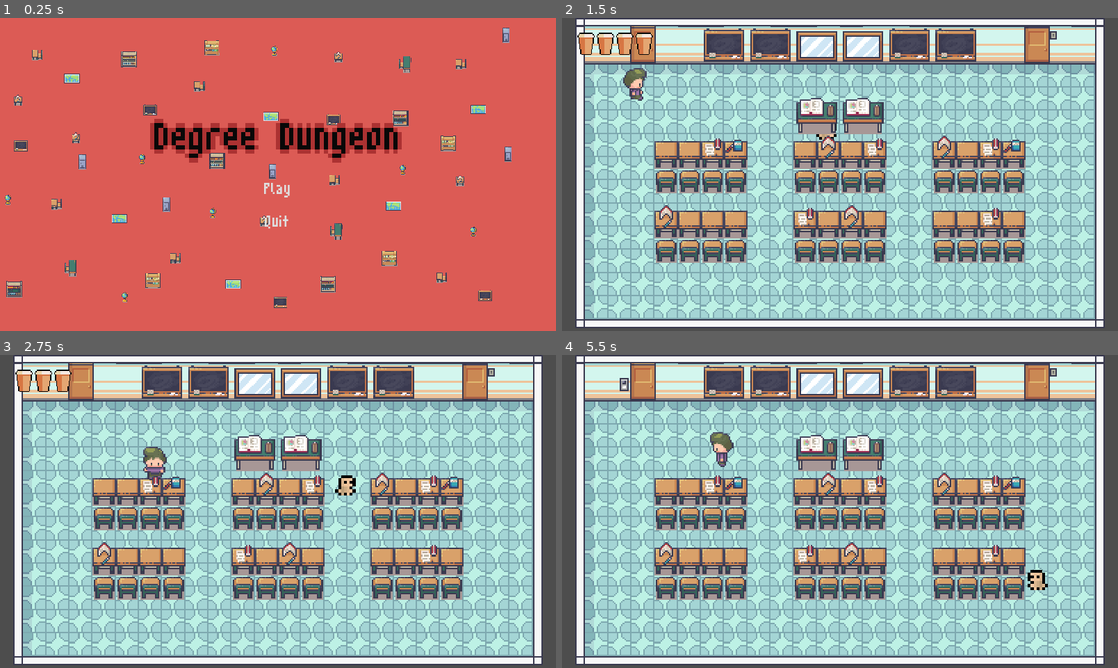
Above: before the commit, frames 1-4 (two rows, left to right).
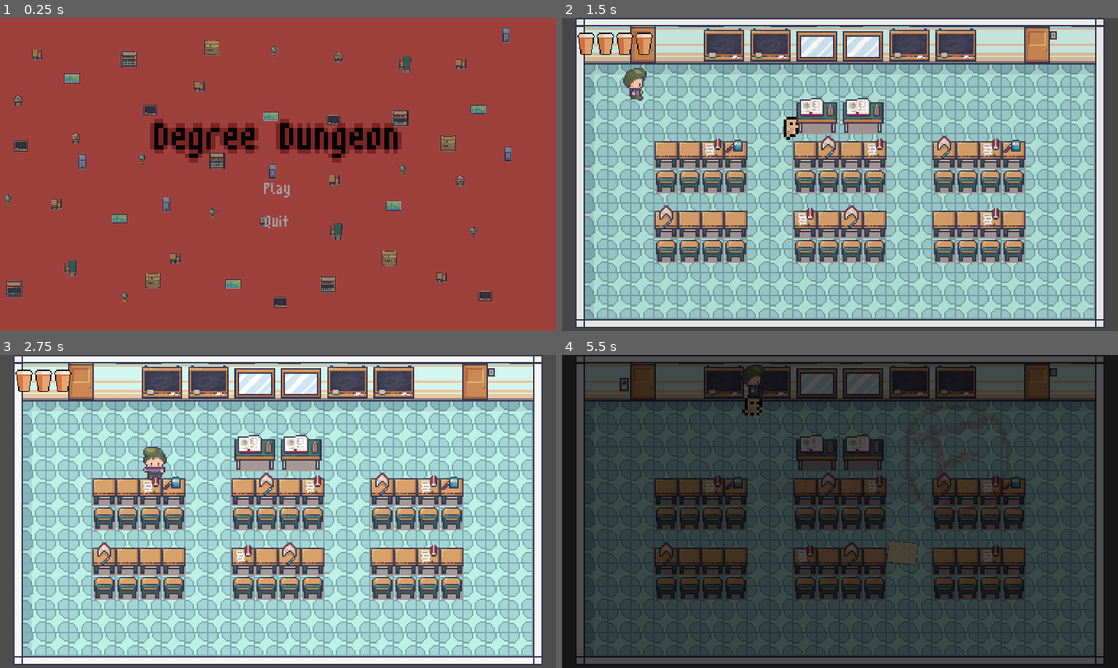
Above: after the commit, the same moments.

Repository: rgreenan55/DegreeDungeon
Game: Godot game, scene res://menus/title/title_menu.tscn
Same seed, same stepped clock (60 frames per second), same inputs: the game is played once before the commit and once after it.
Inputs (mouse positions are in pixels of both pictures, inside the frame that each line leads up to):
- Up to frame 1 (0.25 s): no input
- Up to frame 2 (1.5 s): click "Play" at 0.5 s; hold Right (move_right) from 1.28 s (still down); tap P (dev_dmg) at 1.35 s
- Up to frame 3 (2.75 s): release Right (move_right) at 2.03 s; hold Down (move_down) from 2.03 s (still down); tap P (dev_dmg) at 2.1 s
- Up to frame 4 (5.5 s): release Down (move_down) at 2.78 s; hold Right (move_right) 2.78-3.53 s; tap P (dev_dmg) at 2.85, 3.6, 4.35 s; hold Up (move_up) 3.53-4.28 s; hold Left (move_left) 4.28-5 s; click (840, 527) at 5 s, where only the run after the commit has a clickable "Restart"

The runs differ from the first frame. In frame 1, 98% of the frame differs, in the area x 0-100%, y 0-100%; in frame 2, 0.2%; in frame 3, 0.2%; in frame 4, 100%.

Commit message:
Created game over state (#22)
* Created the scene_transition node that allows for scenes to have a fade in and fade out transition between them

* Connected the player running out of health to the UI. Added a you failed screen that allows players to either restart the year at the first scene or quit the game.

* Removed focus border from buttons

* Some weird params in test scene have changed?

Diff:
--- a/entities/player/Player.gd
+++ b/entities/player/Player.gd
@@ -11,23 +11,30 @@
 # Variables
 var move_speed : float
 var current_health: int
+var is_dead: bool
 
 # Signals
 signal s_health_changed
+signal s_died
 
 # On Player Load
 func _ready():
 	current_health = max_health
 	move_speed = 100
 	velocity = Vector2.ZERO
+	is_dead = false
 
 # Processes
 func _process(_delta):
+	if is_dead:
+		return
 	get_movement_input()
 	determine_animation()
 
 # Physics Processes
 func _physics_process(_delta):
+	if is_dead:
+		return
 	_process_collisions()
 	move_and_slide()
 
@@ -35,8 +42,12 @@
 func _process_collisions():
 	if Input.is_action_just_pressed("dev_dmg"):
 		current_health -= 1
-		if current_health < 0:
-			pass # rip
+		if current_health <= 0:
+			is_dead = true
+			animation.play("dead_left_right");
+			if (velocity.x > 0): animation.flip_h = true
+			s_died.emit()
+
 		s_health_changed.emit(current_health)
 
 # Determines velocity based on user input
--- a/entities/player/Player.tscn
+++ b/entities/player/Player.tscn
@@ -1,8 +1,32 @@
-[gd_scene load_steps=50 format=3 uid="uid://bu0mw60kso2sl"]
+[gd_scene load_steps=56 format=3 uid="uid://bu0mw60kso2sl"]
 
 [ext_resource type="Script" path="res://entities/player/Player.gd" id="1_f30xf"]
 [ext_resource type="Texture2D" uid="uid://ccavkdfy5cvul" path="res://entities/player/Adam_16x16.png" id="2_13qk2"]
 
+[sub_resource type="AtlasTexture" id="AtlasTexture_tdh4c"]
+atlas = ExtResource("2_13qk2")
+region = Rect2(96, 168, 16, 23)
+
+[sub_resource type="AtlasTexture" id="AtlasTexture_crnfs"]
+atlas = ExtResource("2_13qk2")
+region = Rect2(112, 168, 16, 23)
+
+[sub_resource type="AtlasTexture" id="AtlasTexture_oxuu1"]
+atlas = ExtResource("2_13qk2")
+region = Rect2(128, 168, 16, 23)
+
+[sub_resource type="AtlasTexture" id="AtlasTexture_2jk6n"]
+atlas = ExtResource("2_13qk2")
+region = Rect2(144, 168, 16, 23)
+
+[sub_resource type="AtlasTexture" id="AtlasTexture_hrko2"]
+atlas = ExtResource("2_13qk2")
+region = Rect2(160, 168, 16, 23)
+
+[sub_resource type="AtlasTexture" id="AtlasTexture_51y1q"]
+atlas = ExtResource("2_13qk2")
+region = Rect2(176, 168, 16, 23)
+
 [sub_resource type="AtlasTexture" id="AtlasTexture_4b3mc"]
 atlas = ExtResource("2_13qk2")
 region = Rect2(288, 40, 16, 24)
@@ -185,6 +209,29 @@
 
 [sub_resource type="SpriteFrames" id="SpriteFrames_0nkkh"]
 animations = [{
+"frames": [{
+"duration": 1.0,
+"texture": SubResource("AtlasTexture_tdh4c")
+}, {
+"duration": 1.0,
+"texture": SubResource("AtlasTexture_crnfs")
+}, {
+"duration": 1.0,
+"texture": SubResource("AtlasTexture_oxuu1")
+}, {
+"duration": 1.0,
+"texture": SubResource("AtlasTexture_2jk6n")
+}, {
+"duration": 1.0,
+"texture": SubResource("AtlasTexture_hrko2")
+}, {
+"duration": 1.0,
+"texture": SubResource("AtlasTexture_51y1q")
+}],
+"loop": true,
+"name": &"dead_left_right",
+"speed": 5.0
+}, {
 "frames": [{
 "duration": 1.0,
 "texture": SubResource("AtlasTexture_4b3mc")
@@ -380,8 +427,7 @@
 position = Vector2(0, -1)
 scale = Vector2(1.5, 1.5)
 sprite_frames = SubResource("SpriteFrames_0nkkh")
-animation = &"idle_down"
-frame_progress = 0.00270182
+animation = &"dead_left_right"
 
 [node name="PlayerCollider" type="CollisionShape2D" parent="."]
 position = Vector2(0, 5.25)
--- a/globals/game_state.gd
+++ b/globals/game_state.gd
@@ -1,19 +1,78 @@
 extends Node
 
+var current_year: int : set = _set_current_year, get = _get_current_year
 var current_scene: String : set = _set_current_scene, get = _get_current_scene
 
-# TODO:
-# We don't need to keep track of all scenes, but what we can do is
-# keep track of all scenes for a particular level/year. So when we,
-# for example, have to restart, we can simply look at the first
-# scene in the array of scenes for our given year (which can also be stored here).
-var _game_scenes = [
-	"res://scenes/main/Test.tscn"
+# The years array represents the macro-scopic breakdown
+# of the levels within the game. Each year has a subset of
+# scenes which represent the levels required to beat that year
+var years = [0, 1, 2, 3, 4]
+
+# The year_scenes 2D array represent all of the
+# scenes that form a particular year based on index.
+# For example: the array of scenes at index 1 represent
+# all scenes that make up year 1!
+var year_scenes = [
+	[	# Year 0
+		"res://menus/title/title_menu.tscn",
+
+	],
+	[	# Year 1
+		"res://scenes/main/Test.tscn",
+	],
+	[	# Year 2
+		"",
+	],
+	[	# Year 3
+		"",
+	],
+	[	# Year 4
+		"",
+	],
 ]
+
+func reset() -> void:
+	# Reset all variables to their defaults
+	current_year = 0
+	current_scene = year_scenes[current_year][0]
+
+# Return the path of the next scene for the current year if
+# there is one, otherwise switch to the next year and the first
+# scene in that year.
+#
+# State variables are set through execution.
+func next_scene_path() -> String:
+	var current_scene_idx = year_scenes[current_year].find(current_scene, 0)
+	if current_scene_idx != -1 and current_scene_idx < year_scenes[current_year].size() - 1:
+		_set_current_scene(year_scenes[current_year][(current_scene_idx + 1)])
+		return current_scene
+
+	# If the above fails, then we must move onto the next year.
+	_set_current_year(current_year + 1)
+	_set_current_scene(year_scenes[current_year][0])
+	return current_scene
+
+# Returns the first scene for the current year
+# and sets that as the current scene.
+#
+# State variables are set through execution.
+func start_of_year() -> String:
+	_set_current_scene(year_scenes[current_year][0])
+	return current_scene
+
+func _get_current_year() -> int:
+	return current_year
+
+func _set_current_year(year: int) -> void:
+	# Check to make sure we are trying to switch to a valid year
+	assert(year in years)
+	current_year = year
 
 func _get_current_scene() -> String:
 	return current_scene
 
 func _set_current_scene(scene: String) -> void:
-	assert(scene in _game_scenes)
+	# Check to make sure the scene we are trying to switch
+	# to is part of the current year
+	assert(scene in year_scenes[current_year])
 	current_scene = scene
--- a/menus/title/title_menu.gd
+++ b/menus/title/title_menu.gd
@@ -1,12 +1,15 @@
 extends Control
 class_name TITLE_MENU
 
-@export var starting_scene : PackedScene
+@onready var scene_transition = $SceneTransition
 
-# Start the game at the scene specified in starting_scene
+func _ready():
+	# Reset the game state variables
+	GameState.reset()
+
+# Start the game at the next scene specified in Year 0
 func _on_play_pressed():
-	GameState.current_scene = starting_scene.resource_path
-	get_tree().change_scene_to_file(GameState.current_scene)
+	scene_transition.transition_to(GameState.next_scene_path())
 
 # Quit out of the game
 func _on_quit_pressed():
--- a/menus/title/title_menu.tres
+++ b/menus/title/title_menu.tres
@@ -1,6 +1,10 @@
-[gd_resource type="Theme" load_steps=5 format=3 uid="uid://bv1ia5qyer18k"]
+[gd_resource type="Theme" load_steps=6 format=3 uid="uid://bv1ia5qyer18k"]
 
 [ext_resource type="FontFile" uid="uid://dr1xvankr2vyc" path="res://fonts/m3x6.ttf" id="1_taway"]
+
+[sub_resource type="StyleBoxFlat" id="StyleBoxFlat_th34v"]
+bg_color = Color(0.6, 0.6, 0.6, 0)
+border_color = Color(0.8, 0.8, 0.8, 0)
 
 [sub_resource type="StyleBoxFlat" id="StyleBoxFlat_2c78e"]
 bg_color = Color(0.6, 0.6, 0.6, 0)
@@ -14,6 +18,7 @@
 [resource]
 default_font = ExtResource("1_taway")
 default_font_size = 60
+Button/styles/focus = SubResource("StyleBoxFlat_th34v")
 Button/styles/hover = SubResource("StyleBoxFlat_2c78e")
 Button/styles/normal = SubResource("StyleBoxFlat_t0kyw")
 Button/styles/pressed = SubResource("StyleBoxFlat_lf7yj")
--- a/menus/title/title_menu.tscn
+++ b/menus/title/title_menu.tscn
@@ -2,10 +2,10 @@
 
 [ext_resource type="Script" path="res://menus/title/title_menu.gd" id="1_6phue"]
 [ext_resource type="Theme" uid="uid://bv1ia5qyer18k" path="res://menus/title/title_menu.tres" id="1_csnxv"]
-[ext_resource type="PackedScene" uid="uid://gyo7c48qalkt" path="res://scenes/main/Test.tscn" id="2_xrkqe"]
 [ext_resource type="Texture2D" uid="uid://c5dcihw1vclu3" path="res://menus/title/assets/DegreeDungeonTitle.png" id="4_2c2i6"]
 [ext_resource type="Shader" path="res://menus/title/title_menu.gdshader" id="4_nrtk4"]
 [ext_resource type="Texture2D" uid="uid://bc7t7hfoumnot" path="res://menus/title/assets/DegreeDungeonTitleBackground.png" id="5_vvnl2"]
+[ext_resource type="PackedScene" uid="uid://dlkxnlrqqt2mj" path="res://ui/scene_transition.tscn" id="7_tuyc0"]
 
 [sub_resource type="ShaderMaterial" id="ShaderMaterial_v88ga"]
 shader = ExtResource("4_nrtk4")
@@ -20,7 +20,6 @@
 grow_vertical = 2
 theme = ExtResource("1_csnxv")
 script = ExtResource("1_6phue")
-starting_scene = ExtResource("2_xrkqe")
 
 [node name="BackgroundColor" type="ColorRect" parent="."]
 layout_mode = 1
@@ -71,12 +70,23 @@
 [node name="Play" type="Button" parent="MarginContainer/VBoxContainer/VBoxContainer"]
 custom_minimum_size = Vector2(128, 64)
 layout_mode = 2
+focus_neighbor_top = NodePath("../Quit")
+focus_neighbor_bottom = NodePath("../Quit")
+focus_next = NodePath("../Quit")
+focus_previous = NodePath("../Quit")
 text = "Play"
 
 [node name="Quit" type="Button" parent="MarginContainer/VBoxContainer/VBoxContainer"]
 custom_minimum_size = Vector2(128, 64)
 layout_mode = 2
+focus_neighbor_top = NodePath("../Play")
+focus_neighbor_bottom = NodePath("../Play")
+focus_next = NodePath("../Play")
+focus_previous = NodePath("../Play")
 text = "Quit"
+
+[node name="SceneTransition" parent="." instance=ExtResource("7_tuyc0")]
+layout_mode = 1
 
 [connection signal="pressed" from="MarginContainer/VBoxContainer/VBoxContainer/Play" to="." method="_on_play_pressed"]
 [connection signal="pressed" from="MarginContainer/VBoxContainer/VBoxContainer/Quit" to="." method="_on_quit_pressed"]
--- a/scenes/main/Test.gd
+++ b/scenes/main/Test.gd
@@ -10,6 +10,7 @@
 	UIContainer.update_health(Player.current_health)
 	# Connect the health changed signal of the player to the UI
 	Player.s_health_changed.connect(UIContainer.update_health)
+	Player.s_died.connect(UIContainer.player_died)
 
 # Called every frame. 'delta' is the elapsed time since the previous frame.
 func _process(_delta):
--- a/scenes/main/Test.tscn
+++ b/scenes/main/Test.tscn
@@ -1,10 +1,11 @@
-[gd_scene load_steps=6 format=3 uid="uid://gyo7c48qalkt"]
+[gd_scene load_steps=7 format=3 uid="uid://gyo7c48qalkt"]
 
-[ext_resource type="PackedScene" uid="uid://dp065tuqfglwl" path="res://scenes/common/map_template_GWC124.tscn" id="1_0us5t"]
+[ext_resource type="PackedScene" uid="uid://urlec0li4vsi" path="res://scenes/common/map_template_GWC124.tscn" id="1_0us5t"]
 [ext_resource type="Script" path="res://scenes/main/Test.gd" id="1_m3ssa"]
 [ext_resource type="PackedScene" uid="uid://bu0mw60kso2sl" path="res://entities/player/Player.tscn" id="2_hbgph"]
-[ext_resource type="PackedScene" path="res://ui/ui.tscn" id="3_nvljr"]
+[ext_resource type="PackedScene" uid="uid://dk2p23b6cvj8e" path="res://ui/ui.tscn" id="3_nvljr"]
 [ext_resource type="PackedScene" uid="uid://bghlk20cvt4ed" path="res://entities/enemies/Enemy.tscn" id="5_hhc6x"]
+[ext_resource type="PackedScene" uid="uid://dlkxnlrqqt2mj" path="res://ui/scene_transition.tscn" id="5_x2l04"]
 
 [node name="Test" type="Node2D"]
 script = ExtResource("1_m3ssa")
@@ -18,5 +19,7 @@
 
 [node name="UI" parent="." instance=ExtResource("3_nvljr")]
 
+[node name="SceneTransition" parent="." instance=ExtResource("5_x2l04")]
+
 [node name="Enemy" parent="." instance=ExtResource("5_hhc6x")]
 position = Vector2(144, 67)
--- /dev/null
+++ b/ui/scene_transition.gd
@@ -0,0 +1,11 @@
+extends Control
+
+@onready var animation_player = $AnimationPlayer
+
+func _ready():
+	animation_player.play_backwards("Fade")
+
+func transition_to(scene: String) -> void:
+	animation_player.play("Fade")
+	await animation_player.animation_finished
+	get_tree().change_scene_to_file(scene)
--- /dev/null
+++ b/ui/scene_transition.tscn
@@ -0,0 +1,65 @@
+[gd_scene load_steps=5 format=3 uid="uid://dlkxnlrqqt2mj"]
+
+[ext_resource type="Script" path="res://ui/scene_transition.gd" id="1_u4q8k"]
+
+[sub_resource type="Animation" id="Animation_tspl4"]
+resource_name = "Fade"
+length = 0.5
+tracks/0/type = "value"
+tracks/0/imported = false
+tracks/0/enabled = true
+tracks/0/path = NodePath("AnimationPlayer/ColorRect:modulate")
+tracks/0/interp = 1
+tracks/0/loop_wrap = true
+tracks/0/keys = {
+"times": PackedFloat32Array(0, 0.5),
+"transitions": PackedFloat32Array(2, 1),
+"update": 0,
+"values": [Color(1, 1, 1, 0), Color(1, 1, 1, 1)]
+}
+
+[sub_resource type="Animation" id="Animation_0ieyi"]
+length = 0.001
+tracks/0/type = "value"
+tracks/0/imported = false
+tracks/0/enabled = true
+tracks/0/path = NodePath("AnimationPlayer/ColorRect:modulate")
+tracks/0/interp = 1
+tracks/0/loop_wrap = true
+tracks/0/keys = {
+"times": PackedFloat32Array(0),
+"transitions": PackedFloat32Array(1),
+"update": 0,
+"values": [Color(1, 1, 1, 0)]
+}
+
+[sub_resource type="AnimationLibrary" id="AnimationLibrary_hs4wn"]
+_data = {
+"Fade": SubResource("Animation_tspl4"),
+"RESET": SubResource("Animation_0ieyi")
+}
+
+[node name="SceneTransition" type="Control"]
+layout_mode = 3
+anchors_preset = 15
+anchor_right = 1.0
+anchor_bottom = 1.0
+grow_horizontal = 2
+grow_vertical = 2
+mouse_filter = 2
+script = ExtResource("1_u4q8k")
+
+[node name="AnimationPlayer" type="AnimationPlayer" parent="."]
+libraries = {
+"": SubResource("AnimationLibrary_hs4wn")
+}
+
+[node name="ColorRect" type="ColorRect" parent="AnimationPlayer"]
+modulate = Color(1, 1, 1, 0)
+anchors_preset = 15
+anchor_right = 1.0
+anchor_bottom = 1.0
+grow_horizontal = 2
+grow_vertical = 2
+mouse_filter = 2
+color = Color(0, 0, 0, 1)
--- /dev/null
+++ b/ui/scenes/fail_gui.tscn
@@ -0,0 +1,14 @@
+[gd_scene load_steps=2 format=3 uid="uid://ceby5p67mj3tn"]
+
+[ext_resource type="Texture2D" uid="uid://cgxhlutv6ie1w" path="res://ui/assets/sprites/FailSymbol.png" id="1_ah6oi"]
+
+[node name="fail_gui" type="Control"]
+layout_mode = 3
+anchors_preset = 15
+anchor_right = 1.0
+anchor_bottom = 1.0
+grow_horizontal = 2
+grow_vertical = 2
+
+[node name="Sprite2D" type="Sprite2D" parent="."]
+texture = ExtResource("1_ah6oi")
--- /dev/null
+++ b/ui/scenes/paper_gui.tscn
@@ -0,0 +1,29 @@
+[gd_scene load_steps=4 format=3 uid="uid://dqx6lc7y0ni7"]
+
+[ext_resource type="Texture2D" uid="uid://cx42xxhy4wp5" path="res://ui/assets/sprites/UI books & more.png" id="1_pn0a2"]
+
+[sub_resource type="AtlasTexture" id="AtlasTexture_mxvw5"]
+atlas = ExtResource("1_pn0a2")
+region = Rect2(512, 16, 48, 64)
+
+[sub_resource type="SpriteFrames" id="SpriteFrames_hgwmj"]
+animations = [{
+"frames": [{
+"duration": 1.0,
+"texture": SubResource("AtlasTexture_mxvw5")
+}],
+"loop": true,
+"name": &"Default_Paper",
+"speed": 5.0
+}]
+
+[node name="paper_gui" type="Control"]
+layout_mode = 3
+anchors_preset = 0
+offset_right = 40.0
+offset_bottom = 40.0
+
+[node name="AnimatedSprite2D" type="AnimatedSprite2D" parent="."]
+scale = Vector2(3, 3)
+sprite_frames = SubResource("SpriteFrames_hgwmj")
+animation = &"Default_Paper"
--- a/ui/theme_default/theme_default.tres
+++ b/ui/theme_default/theme_default.tres
@@ -1,3 +1,24 @@
-[gd_resource type="Theme" format=3 uid="uid://coqvjnmppcj70"]
+[gd_resource type="Theme" load_steps=6 format=3 uid="uid://coqvjnmppcj70"]
+
+[ext_resource type="FontFile" uid="uid://dr1xvankr2vyc" path="res://fonts/m3x6.ttf" id="1_rxvck"]
+
+[sub_resource type="StyleBoxFlat" id="StyleBoxFlat_6qy4d"]
+bg_color = Color(0.6, 0.6, 0.6, 0)
+border_color = Color(0.8, 0.8, 0.8, 0)
+
+[sub_resource type="StyleBoxFlat" id="StyleBoxFlat_32qeb"]
+bg_color = Color(0.6, 0.6, 0.6, 0)
+
+[sub_resource type="StyleBoxFlat" id="StyleBoxFlat_hikqc"]
+bg_color = Color(0.6, 0.6, 0.6, 0)
+
+[sub_resource type="StyleBoxFlat" id="StyleBoxFlat_laj7i"]
+bg_color = Color(0.6, 0.6, 0.6, 0)
 
 [resource]
+default_font = ExtResource("1_rxvck")
+default_font_size = 60
+Button/styles/focus = SubResource("StyleBoxFlat_6qy4d")
+Button/styles/hover = SubResource("StyleBoxFlat_32qeb")
+Button/styles/normal = SubResource("StyleBoxFlat_hikqc")
+Button/styles/pressed = SubResource("StyleBoxFlat_laj7i")
--- a/ui/ui.gd
+++ b/ui/ui.gd
@@ -2,9 +2,9 @@
 class_name UI
 
 @onready var CoffeeGui = preload("res://ui/scenes/coffee_gui.tscn")
-
-
 @onready var health_container = %HealthContainer
+@onready var animation_player = %AnimationPlayer
+@onready var scene_transition = %SceneTransition
 
 var health = 5:
 	set(new_health):
@@ -29,3 +29,13 @@
 
 	for i in range(current_health, coffee_cups.size()):
 		coffee_cups[i].update(false)
+
+func player_died():
+	animation_player.play("Fail_Paper_Spin_In")
+
+func _on_restart_pressed():
+		animation_player.play_backwards("Fail_Paper_Spin_In")
+		scene_transition.transition_to(GameState.start_of_year())
+
+func _on_quit_pressed():
+	get_tree().quit()
--- a/ui/ui.tscn
+++ b/ui/ui.tscn
@@ -1,9 +1,130 @@
-[gd_scene load_steps=2 format=3 uid="uid://dk2p23b6cvj8e"]
+[gd_scene load_steps=9 format=3 uid="uid://dk2p23b6cvj8e"]
 
 [ext_resource type="Script" path="res://ui/ui.gd" id="1_kkkl3"]
+[ext_resource type="PackedScene" uid="uid://dqx6lc7y0ni7" path="res://ui/scenes/paper_gui.tscn" id="2_7qcy8"]
+[ext_resource type="Texture2D" uid="uid://dcjrt3374nkf" path="res://ui/assets/sprites/YouFailedTitle.png" id="2_gkmy2"]
+[ext_resource type="Theme" uid="uid://coqvjnmppcj70" path="res://ui/theme_default/theme_default.tres" id="2_rijdg"]
+[ext_resource type="PackedScene" uid="uid://ceby5p67mj3tn" path="res://ui/scenes/fail_gui.tscn" id="3_qyiqj"]
+[ext_resource type="PackedScene" uid="uid://dlkxnlrqqt2mj" path="res://ui/scene_transition.tscn" id="6_k581a"]
+
+[sub_resource type="Animation" id="Animation_tsdnh"]
+resource_name = "Fail_Paper_Spin_In"
+tracks/0/type = "value"
+tracks/0/imported = false
+tracks/0/enabled = true
+tracks/0/path = NodePath("../PlayerFail/FailPaper:scale")
+tracks/0/interp = 1
+tracks/0/loop_wrap = true
+tracks/0/keys = {
+"times": PackedFloat32Array(0, 1),
+"transitions": PackedFloat32Array(1, 1),
+"update": 0,
+"values": [Vector2(0.1, 0.1), Vector2(1, 1)]
+}
+tracks/1/type = "value"
+tracks/1/imported = false
+tracks/1/enabled = true
+tracks/1/path = NodePath("../PlayerFail/FailPaper:position")
+tracks/1/interp = 1
+tracks/1/loop_wrap = true
+tracks/1/keys = {
+"times": PackedFloat32Array(0, 1),
+"transitions": PackedFloat32Array(1, 1),
+"update": 0,
+"values": [Vector2(678, 462), Vector2(786, 256)]
+}
+tracks/2/type = "value"
+tracks/2/imported = false
+tracks/2/enabled = true
+tracks/2/path = NodePath("../PlayerFail/FailPaper:rotation")
+tracks/2/interp = 1
+tracks/2/loop_wrap = true
+tracks/2/keys = {
+"times": PackedFloat32Array(0, 1),
+"transitions": PackedFloat32Array(1, 1),
+"update": 0,
+"values": [0.0, -5.96554]
+}
+tracks/3/type = "value"
+tracks/3/imported = false
+tracks/3/enabled = true
+tracks/3/path = NodePath("../PlayerFail/FailPaper:modulate")
+tracks/3/interp = 1
+tracks/3/loop_wrap = true
+tracks/3/keys = {
+"times": PackedFloat32Array(0, 0.3),
+"transitions": PackedFloat32Array(1, 1),
+"update": 0,
+"values": [Color(1, 1, 1, 0), Color(1, 1, 1, 1)]
+}
+tracks/4/type = "value"
+tracks/4/imported = false
+tracks/4/enabled = true
+tracks/4/path = NodePath("../PlayerFail/FailSymbol:scale")
+tracks/4/interp = 1
+tracks/4/loop_wrap = true
+tracks/4/keys = {
+"times": PackedFloat32Array(0, 1),
+"transitions": PackedFloat32Array(1, 1),
+"update": 0,
+"values": [Vector2(10, 10), Vector2(2, 2)]
+}
+tracks/5/type = "value"
+tracks/5/imported = false
+tracks/5/enabled = true
+tracks/5/path = NodePath("../PlayerFail/FailSymbol:modulate")
+tracks/5/interp = 1
+tracks/5/loop_wrap = true
+tracks/5/keys = {
+"times": PackedFloat32Array(0, 1),
+"transitions": PackedFloat32Array(1, 1),
+"update": 0,
+"values": [Color(1, 1, 1, 0), Color(1, 1, 1, 1)]
+}
+tracks/6/type = "value"
+tracks/6/imported = false
+tracks/6/enabled = true
+tracks/6/path = NodePath("MarginContainer/FailVBoxContainer:modulate")
+tracks/6/interp = 1
+tracks/6/loop_wrap = true
+tracks/6/keys = {
+"times": PackedFloat32Array(0, 1),
+"transitions": PackedFloat32Array(2, 1),
+"update": 0,
+"values": [Color(1, 1, 1, 0), Color(1, 1, 1, 1)]
+}
+
+[sub_resource type="AnimationLibrary" id="AnimationLibrary_xntbr"]
+_data = {
+"Fail_Paper_Spin_In": SubResource("Animation_tsdnh")
+}
 
 [node name="UI" type="CanvasLayer"]
 script = ExtResource("1_kkkl3")
+
+[node name="PlayerFail" type="Control" parent="."]
+layout_mode = 3
+anchors_preset = 0
+offset_right = 40.0
+offset_bottom = 40.0
+
+[node name="FailPaper" parent="PlayerFail" instance=ExtResource("2_7qcy8")]
+modulate = Color(1, 1, 1, 0)
+layout_mode = 2
+offset_left = 678.0
+offset_top = 462.0
+offset_right = 678.0
+offset_bottom = 462.0
+scale = Vector2(0.1, 0.1)
+
+[node name="FailSymbol" parent="PlayerFail" instance=ExtResource("3_qyiqj")]
+modulate = Color(1, 1, 1, 0)
+layout_mode = 1
+offset_left = 832.0
+offset_top = 217.0
+offset_right = 832.0
+offset_bottom = 217.0
+scale = Vector2(10, 10)
 
 [node name="Control" type="Control" parent="."]
 layout_mode = 3
@@ -12,6 +133,7 @@
 anchor_bottom = 1.0
 grow_horizontal = 2
 grow_vertical = 2
+theme = ExtResource("2_rijdg")
 
 [node name="MarginContainer" type="MarginContainer" parent="Control"]
 layout_mode = 1
@@ -25,14 +147,50 @@
 theme_override_constants/margin_right = 32
 theme_override_constants/margin_bottom = 32
 
-[node name="VBoxContainer" type="VBoxContainer" parent="Control/MarginContainer"]
+[node name="HealthVBoxContainer" type="VBoxContainer" parent="Control/MarginContainer"]
 layout_mode = 2
 size_flags_vertical = 0
 
-[node name="HBoxContainer" type="HBoxContainer" parent="Control/MarginContainer/VBoxContainer"]
+[node name="HealthHBoxContainer" type="HBoxContainer" parent="Control/MarginContainer/HealthVBoxContainer"]
 layout_mode = 2
 
-[node name="HealthContainer" type="GridContainer" parent="Control/MarginContainer/VBoxContainer/HBoxContainer"]
+[node name="HealthContainer" type="GridContainer" parent="Control/MarginContainer/HealthVBoxContainer/HealthHBoxContainer"]
 unique_name_in_owner = true
 layout_mode = 2
 columns = 20
+
+[node name="FailVBoxContainer" type="VBoxContainer" parent="Control/MarginContainer"]
+modulate = Color(1, 1, 1, 0)
+layout_mode = 2
+size_flags_vertical = 4
+
+[node name="TextureRect" type="TextureRect" parent="Control/MarginContainer/FailVBoxContainer"]
+layout_mode = 2
+texture = ExtResource("2_gkmy2")
+stretch_mode = 3
+
+[node name="Restart" type="Button" parent="Control/MarginContainer/FailVBoxContainer"]
+layout_mode = 2
+theme_override_colors/font_color = Color(0.67451, 0.196078, 0.196078, 1)
+text = "Restart"
+
+[node name="Quit" type="Button" parent="Control/MarginContainer/FailVBoxContainer"]
+layout_mode = 2
+theme_override_colors/font_color = Color(0.67451, 0.196078, 0.196078, 1)
+text = "Quit"
+
+[node name="AnimationPlayer" type="AnimationPlayer" parent="Control"]
+unique_name_in_owner = true
+libraries = {
+"": SubResource("AnimationLibrary_xntbr")
+}
+
+[node name="SceneTransition" parent="." instance=ExtResource("6_k581a")]
+unique_name_in_owner = true
+offset_left = 1210.28
+offset_top = -154.043
+offset_right = 1210.28
+offset_bottom = -154.043
+
+[connection signal="pressed" from="Control/MarginContainer/FailVBoxContainer/Restart" to="." method="_on_restart_pressed"]
+[connection signal="pressed" from="Control/MarginContainer/FailVBoxContainer/Quit" to="." method="_on_quit_pressed"]
Binary file added: ui/assets/sprites/FailSymbol.png
Not shown, added: ui/assets/sprites/FailSymbol.png.import
Binary file added: ui/assets/sprites/UI books & more.png
Not shown, added: ui/assets/sprites/UI books & more.png.import
Binary file added: ui/assets/sprites/YouFailedTitle.png
Not shown, added: ui/assets/sprites/YouFailedTitle.png.import
